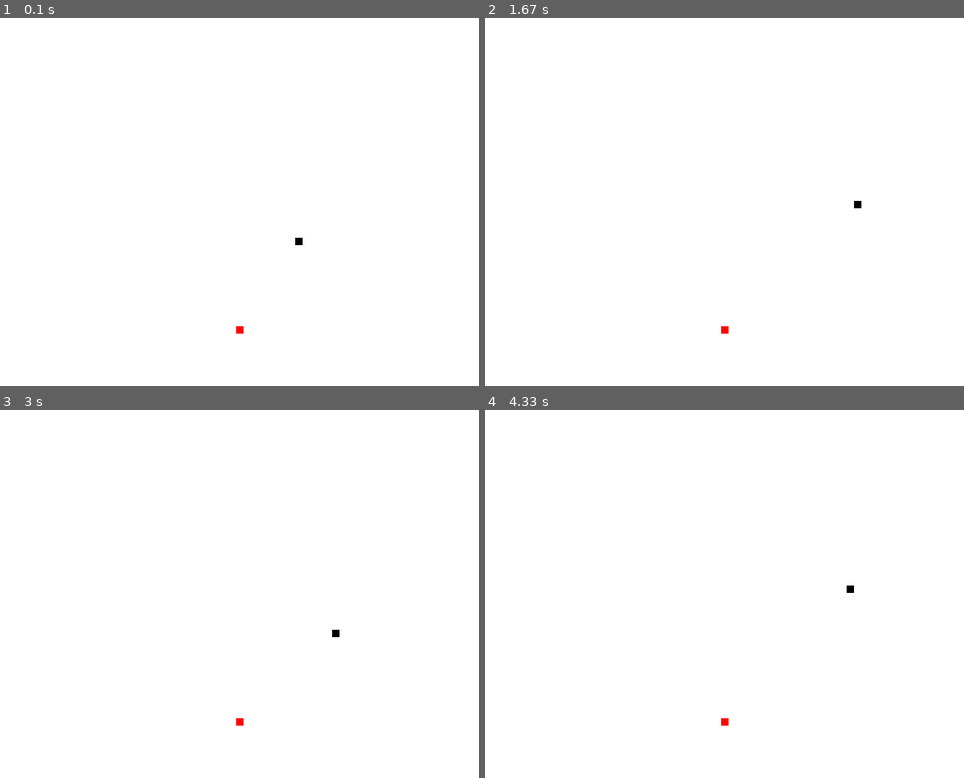
Above: before the commit, frames 1-4 (two rows, left to right).
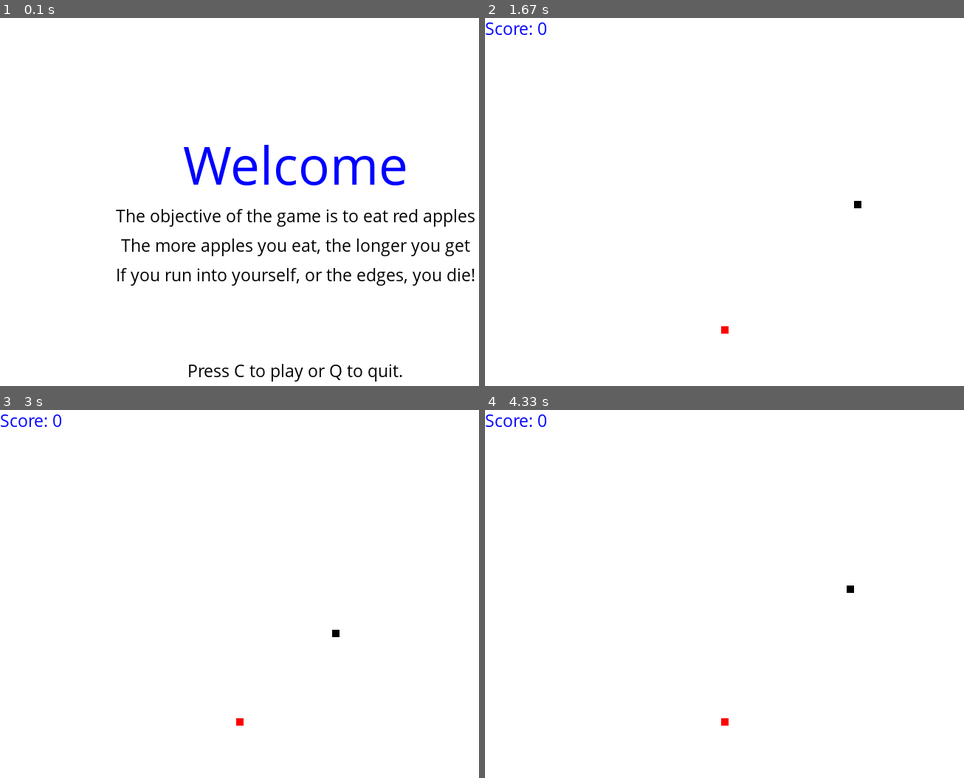
Above: after the commit, the same moments.

Repository: aljaserm/SnakyPyGame
Game: pygame game, started from snake.py
Two runs of this game, one before a commit and one after it. Both use one fixed random seed, a clock stepped at 60 frames per second and the inputs below.
Inputs:
- Up to frame 1 (0.1 s): no input
- Up to frame 2 (1.67 s): tap Space at 0.33, 0.73, 1.03, 1.23, 1.57 s; hold Right 0.67-1.13 s; hold Up 1.17-1.47 s; hold Right from 1.5 s (still down)
- Up to frame 3 (3 s): tap Space at 1.87, 2.07, 2.37, 2.63, 2.97 s; release Right at 1.97 s; hold Left 2-2.53 s; hold Down 2.57-2.87 s; hold Left from 2.9 s (still down)
- Up to frame 4 (4.33 s): release Left at 3.3 s; hold Up 3.33-3.7 s; tap Space at 3.4, 3.8, 4.1 s; hold Right from 3.73 s (still down)

The runs differ from the first frame. In frame 1, 4.6% of the frame differs, in the area x 24-100%, y 34-99%; in frame 2, 0.1%; in frame 3, 0.1%; in frame 4, 0.1%.

Commit message:
Day 1 on the game

Diff:
--- /dev/null
+++ b/setup.py
@@ -0,0 +1,20 @@
+# THIS SCRIPT SHOULD BE CALLED SETUP.PY
+import cx_Freeze
+import os
+executables = [
+        #                   name of your game script
+        cx_Freeze.Executable("snake.py")
+]
+
+os.environ['TCL_LIBRARY']=r'C:\Users\aljas\AppData\Local\Programs\Python\Python37\tcl\tcl8.6'
+os.environ['TK_LIBRARY']=r'C:\Users\aljas\AppData\Local\Programs\Python\Python37\tcl\tcl8.6'
+
+cx_Freeze.setup(
+        name = "ClassicSnake",
+        options = {"build_exe": {"packages":["pygame"],"include_files":[]}},
+        description = "",
+        executables = executables)
+
+
+#python setup.py build
+#python setup.py bdist_msi
--- a/snake.py
+++ b/snake.py
@@ -9,6 +9,9 @@
 gameScreen = pygame.display.set_mode((displayWidth, displayHeight))
 
 pygame.display.set_caption("Snake")
+# This to add icon to the game
+# icon=pygame.image.load()
+# pygame.display.set_icon(icon)
 white = (255, 255, 255)
 black = (0, 0, 0)
 blue = (0, 0, 255)
@@ -20,18 +23,70 @@
 clock = pygame.time.Clock()
 
 font = pygame.font.SysFont(None, 25)
+smallFont = pygame.font.SysFont("Comicsansms", 25)
+MedFont = pygame.font.SysFont("Comicsansms", 50)
+largeFont = pygame.font.SysFont("Comicsansms", 75)
 
 
-def textObject(msg, msgType):
-    textSurface = font.render(msg, True, msgType)
+def userScore(score):
+    text=smallFont.render("Score: "+str(score),True,blue)
+    gameScreen.blit(text,[0,0])
+
+def gameIntro():
+    intro = True
+    while intro:
+        gameScreen.fill(white)
+        msgOutput("Welcome", blue, -100, "large")
+
+        msgOutput("The objective of the game is to eat red apples",
+                  black,
+                  -30)
+
+        msgOutput("The more apples you eat, the longer you get",
+                  black,
+                  10)
+
+        msgOutput("If you run into yourself, or the edges, you die!",
+                  black,
+                  50)
+
+        msgOutput("Press C to play or Q to quit.",
+                  black,
+                  180)
+
+        pygame.display.update()
+        clock.tick(15)
+        for event in pygame.event.get():
+            if event.type == pygame.QUIT:
+                pygame.quit()
+                quit()
+            if event.type == pygame.KEYDOWN:
+                if event.key == pygame.K_SPACE:
+                    intro=False
+                    gameLife()
+                if event.key == pygame.K_q:
+                    pygame.quit()
+                    quit()
+
+
+def textObject(msg, msgType, size):
+    if size == "small":
+        textSurface = smallFont.render(msg, True, msgType)
+    elif size == "med":
+        textSurface = MedFont.render(msg, True, msgType)
+    elif size == "large":
+        textSurface = largeFont.render(msg, True, msgType)
+
+    # textSurface = font.render(msg, True, msgType)
     return textSurface, textSurface.get_rect()
 
 
-def msgOutput(msg, msgType):
+def msgOutput(msg, msgType, yDisplay=0, size="small"):
     # screenMsg = font.render(msg, True, msgType)
     # gameScreen.blit(screenMsg, [displayWidth / 2, displayHeight / 2])
-    textSurf, textRect = textObject(msg, msgType)
-    textRect.center = (displayWidth / 2), (displayHeight / 2)
+    textSurf, textRect = textObject(msg, msgType, size)
+
+    textRect.center = (displayWidth / 2), (displayHeight / 2) + yDisplay
     gameScreen.blit(textSurf, textRect)
 
 
@@ -54,13 +109,18 @@
     while not gameClose:
         while gameOver:
             gameScreen.fill(white)
-            msgOutput('Game Over, press space to play again or Q to quit', red)
+            msgOutput('Game Over', red, -50, size="large")
+            msgOutput('Press space to Play or Q to Quit', black, 50, size="med")
             pygame.display.update()
             for event in pygame.event.get():
+                if event.type == pygame.QUIT:
+                    gameOver = False
+                    gameClose = True
                 if event.type == pygame.KEYDOWN:
                     if event.key == pygame.K_q:
+                        gameOver = False
                         gameClose = True
-                        gameOver = False
+
                     if event.key == pygame.K_SPACE:
                         gameLife()
 
@@ -86,8 +146,9 @@
                 #     if event.key == pygame.K_LEFT or event.key == pygame.K_RIGHT :
                 #         leadXChange=0
 
-            if leadX >= 800 or leadX < 10 or leadY >= 600 or leadY < 0:
+            if leadX >= displayWidth or leadX < 0 or leadY >= displayHeight or leadY < 0:
                 gameOver = True
+
         leadX += leadXChange
         leadY += leadYChange
         gameScreen.fill(white)
@@ -107,13 +168,13 @@
                 gameOver = True
 
         snakeSize(directionMove, snakeList)
+        userScore(snakeLength-1)
         pygame.display.update()
         if leadX == randomFoodX and leadY == randomFoodY:
             # print("Eaten")
             randomFoodX = round(random.randrange(0, displayWidth - directionMove) / 10.0) * 10.0
             randomFoodY = round(random.randrange(0, displayHeight - directionMove) / 10.0) * 10.0
             snakeLength += 1
-
 
         clock.tick(FPS)
 
@@ -125,4 +186,5 @@
     quit()
 
 
+gameIntro()
 gameLife()
Binary file removed: media/snakeHead.png
